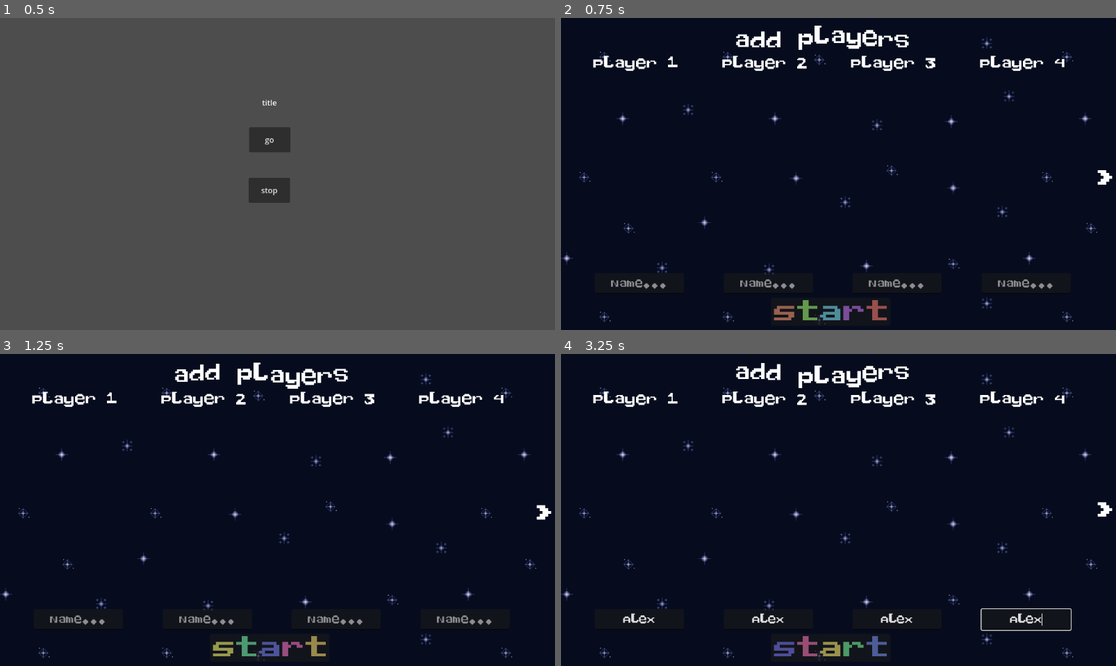
Above: before the commit, frames 1-4 (two rows, left to right).
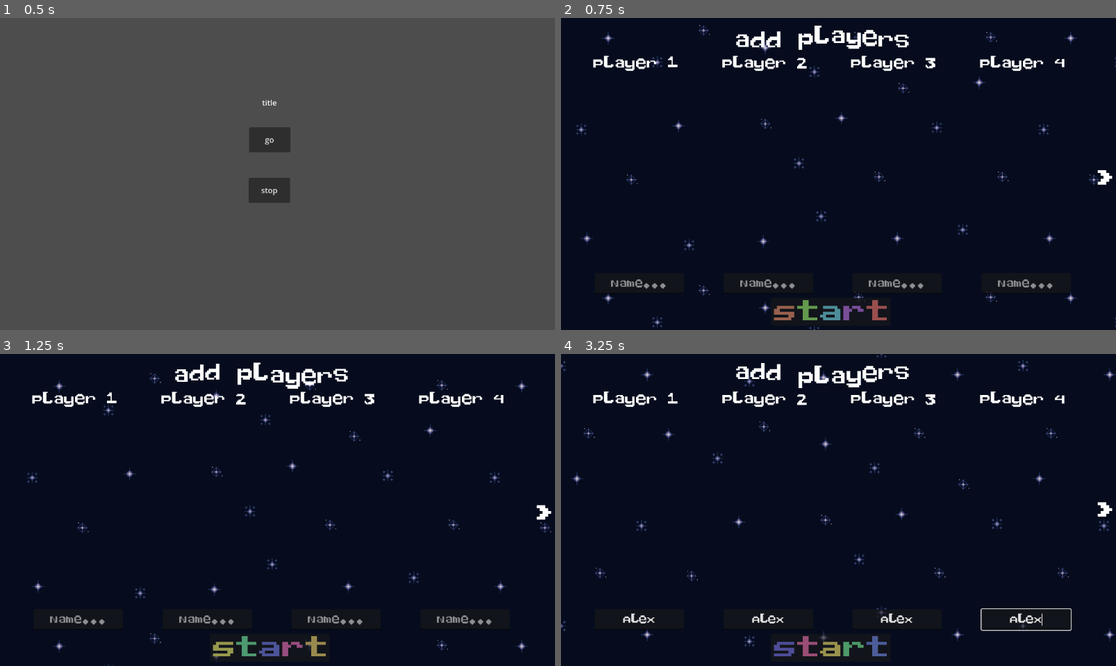
Above: after the commit, the same moments.

Repository: soko7awen/GGJ24
Game: Godot game, scene res://scenes/main.tscn
The game is run twice, just before and just after one commit, with the same random seed, the same clock (stepped at 60 frames per second) and the same inputs.
Inputs (mouse positions are in pixels of both pictures, inside the frame that each line leads up to):
- Up to frame 1 (0.5 s): no input
- Up to frame 2 (0.75 s): click "go" at 0.5 s
- Up to frame 3 (1.25 s): no input
- Up to frame 4 (3.25 s): click (638, 619) at 1.27 s; type "Alex" at 1.35 s; click (766, 619) at 1.5 s; type "Alex" at 1.58 s; click (899, 619) at 1.73 s; type "Alex" at 1.82 s; click (1027, 619) at 2.02 s; type "Alex" at 2.1 s; click (832, 647) at 2.75 s

Frame 1 is identical in both runs. In frame 2, 1.8% of the frame differs, in the area x 0-100%, y 2-100%; in frame 3, 1.7%; in frame 4, 1.8%, in the area x 0-100%, y 0-99%.

Commit message:
New!

Diff:
--- a/scenes/player_select.tscn
+++ b/scenes/player_select.tscn
@@ -1,9 +1,10 @@
-[gd_scene load_steps=5 format=3 uid="uid://7jftddgwah53"]
+[gd_scene load_steps=6 format=3 uid="uid://7jftddgwah53"]
 
 [ext_resource type="Script" path="res://scripts/player_select.gd" id="1_uymep"]
 [ext_resource type="Texture2D" uid="uid://bg4ckbg38kh4c" path="res://assets/sprites/scrollingStar_01.png" id="2_brsje"]
 [ext_resource type="Theme" uid="uid://b5i2s2wgetsyw" path="res://assets/base_theme.tres" id="2_oau2t"]
 [ext_resource type="Theme" uid="uid://biufirpv8wudy" path="res://assets/instruction_theme.tres" id="2_tl41j"]
+[ext_resource type="Script" path="res://scenes/scrolling.gd" id="3_ekvke"]
 
 [node name="Playerselect" type="Node2D"]
 script = ExtResource("1_uymep")
@@ -20,13 +21,15 @@
 offset_bottom = 40.0
 
 [node name="TextureRect" type="TextureRect" parent="UI"]
-offset_left = -217.0
-offset_top = -260.0
-offset_right = 1921.0
-offset_bottom = 858.0
+layout_mode = 0
+offset_left = -3496.0
+offset_top = -2720.0
+offset_right = -437.0
+offset_bottom = -552.0
 scale = Vector2(2, 2)
 texture = ExtResource("2_brsje")
 stretch_mode = 1
+script = ExtResource("3_ekvke")
 
 [node name="nextarrow" type="RichTextLabel" parent="UI"]
 layout_mode = 0
--- /dev/null
+++ b/scenes/scrolling.gd
@@ -0,0 +1,11 @@
+extends TextureRect
+var direction = 1
+
+@export var SPEED = 50
+
+func _process(delta):
+	position.x += (direction * SPEED) * delta
+	position.y += (direction * SPEED) * delta
+
+	if(position.x >= -1 or position.y >= -1):
+		position = Vector2(-1500, -1500)
